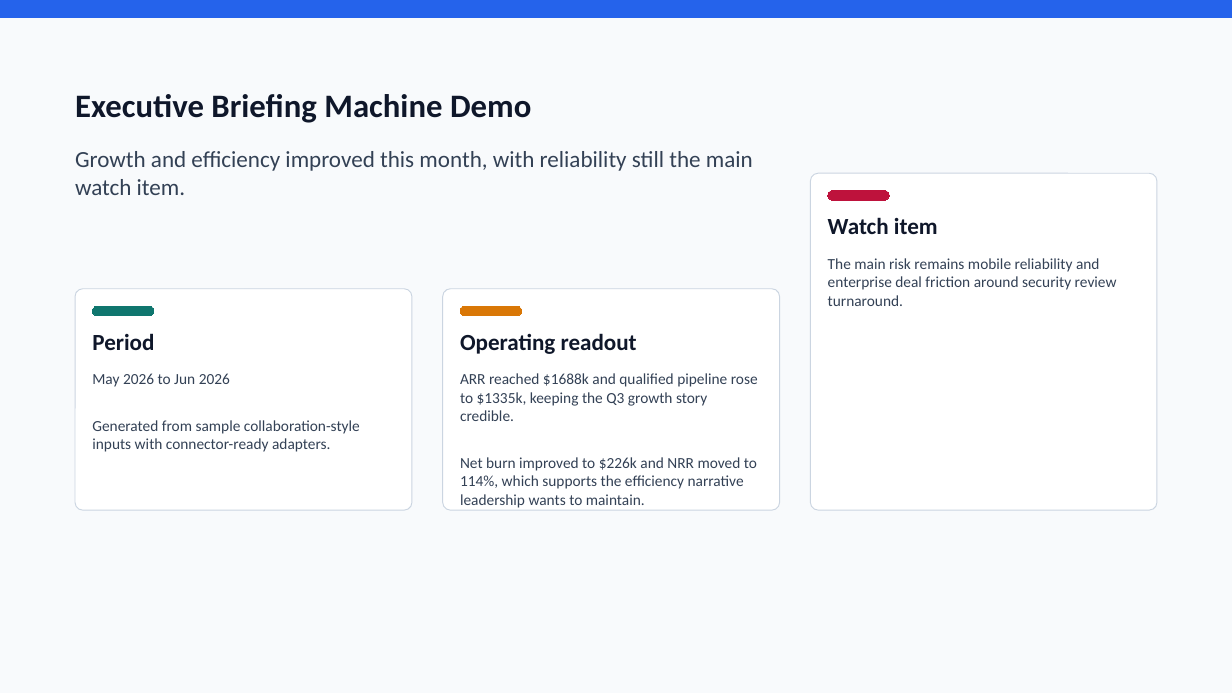
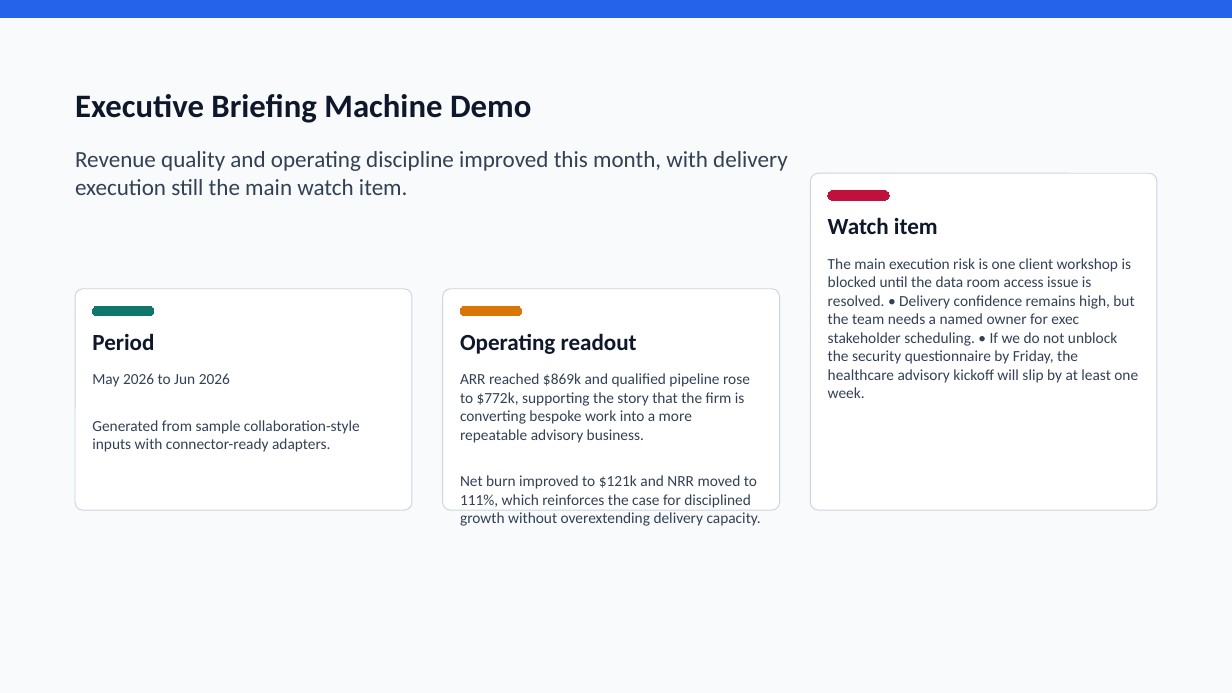
Before and after one commit to Laksh-star/codex-workflow-agents, a slide deck: slide 1 of outputs/executive-briefing-machine-demo/executive-briefing-demo.pptx. Drawn at 1232x693 pixels with LibreOffice and Linux fonts; fonts in the diff are those of the drawing. Boxes give left, top, right and bottom in pixels: in the first picture for what was removed or moved away, otherwise in the second. Text is boxed around its words. In the diff, an @@ line names an element or a change of style, - is before the commit and + after.

```diff
--- a/outputs/executive-briefing-machine-demo/executive-briefing-demo.pptx
+++ b/outputs/executive-briefing-machine-demo/executive-briefing-demo.pptx
@@ text at box(75, 151, 787, 195): text changed @@
-Growth and efficiency improved this month, with reliability still the main watch item.
+Revenue quality and operating discipline improved this month, with delivery execution still the main watch item.
@@ text at box(828, 258, 1138, 398): text changed @@
-The main risk remains mobile reliability and enterprise deal friction around security review turnaround.
+The main execution risk is one client workshop is blocked until the data room access issue is resolved. • Delivery confidence remains high, but the team needs a named owner for exec stakeholder scheduling. • If we do not unblock the security questionnaire by Friday, the healthcare advisory kickoff will slip by at least one week.
@@ text at box(460, 373, 761, 526): text changed @@
-ARR reached $1688k and qualified pipeline rose to $1335k, keeping the Q3 growth story credible.
-Net burn improved to $226k and NRR moved to 114%, which supports the efficiency narrative leadership wants to maintain.
+ARR reached $869k and qualified pipeline rose to $772k, supporting the story that the firm is converting bespoke work into a more repeatable advisory business.
+Net burn improved to $121k and NRR moved to 111%, which reinforces the case for disciplined growth without overextending delivery capacity.
```
Also in this commit, not shown: 4 other slides changed, 8 other files.
